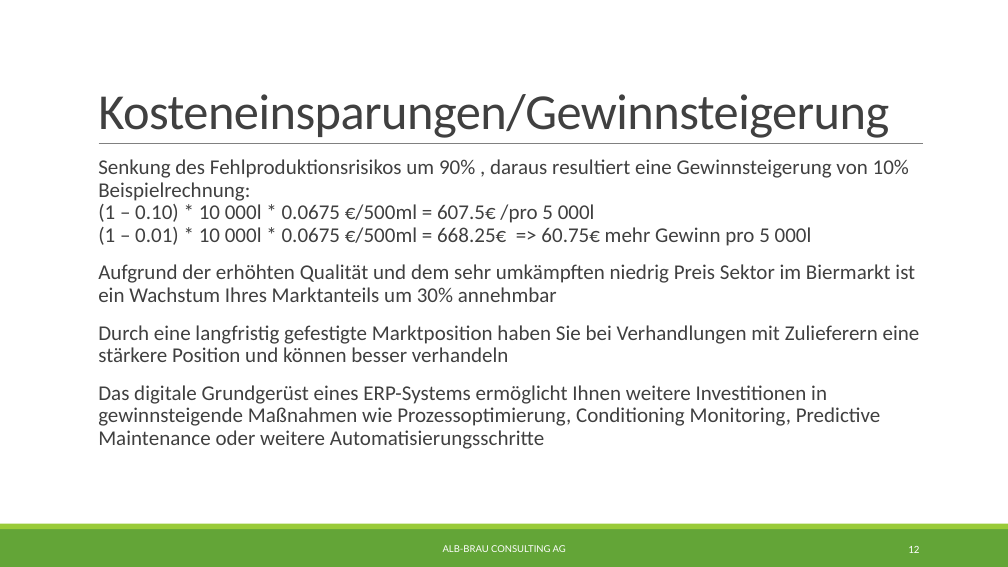
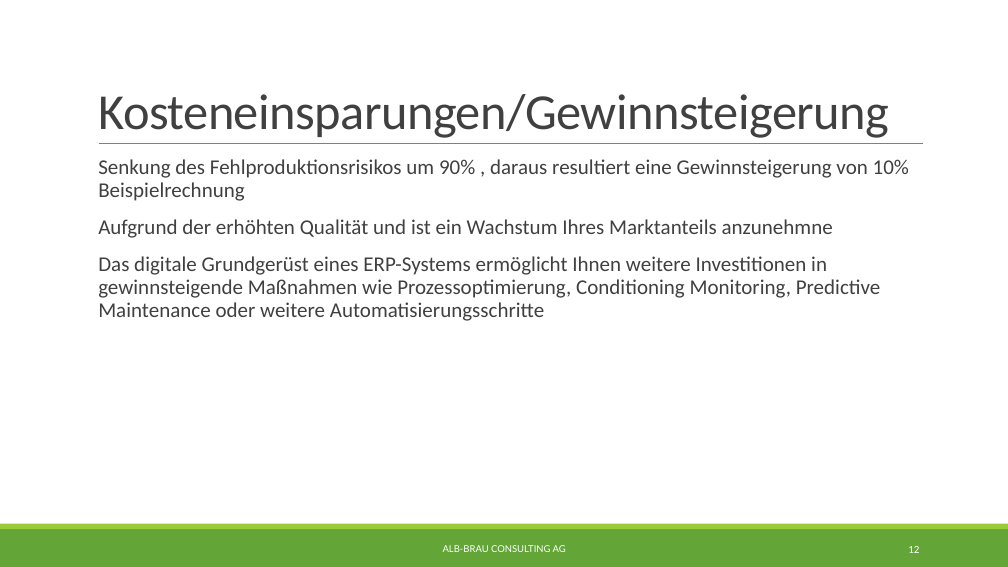
Before and after one commit to albae3333/DigitaleFabrik, a slide deck: slide 12 of Präsentation/Präsentation.pptx. Drawn at 1008x567 pixels with LibreOffice and Linux fonts; fonts in the diff are those of the drawing. Boxes give left, top, right and bottom in pixels: in the first picture for what was removed or moved away, otherwise in the second. Text is boxed around its words. In the diff, an @@ line names an element or a change of style, - is before the commit and + after.

```diff
--- a/Präsentation/Präsentation.pptx
+++ b/Präsentation/Präsentation.pptx
@@ text at (x1=98, y1=159, x2=909, y2=238): text changed @@
-  Senkung des Fehlproduktionsrisikos um 90% , daraus resultiert eine Gewinnsteigerung von 10%
-  Beispielrechnung:
-  (1 – 0.10) * 10 000l * 0.0675 €/500ml = 607.5€ /pro 5 000l
-  (1 – 0.01) * 10 000l * 0.0675 €/500ml = 668.25€ => 60.75€ mehr Gewinn pro 5 000l
-  Aufgrund der erhöhten Qualität und dem sehr umkämpften niedrig Preis Sektor im Biermarkt ist ein Wachstum Ihres Marktanteils um 30% annehmbar
-  Durch eine langfristig gefestigte Marktposition haben Sie bei Verhandlungen mit Zulieferern eine stärkere Position und können besser verhandeln
+  Senkung des Fehlproduktionsrisikos um 90% , daraus resultiert eine Gewinnsteigerung von 10%
+  Beispielrechnung
+  Aufgrund der erhöhten Qualität und ist ein Wachstum Ihres Marktanteils anzunehmne
```
Also in this commit, not shown: 4 other slides changed, 1 slide added, 1 slide removed, 1 other file.
